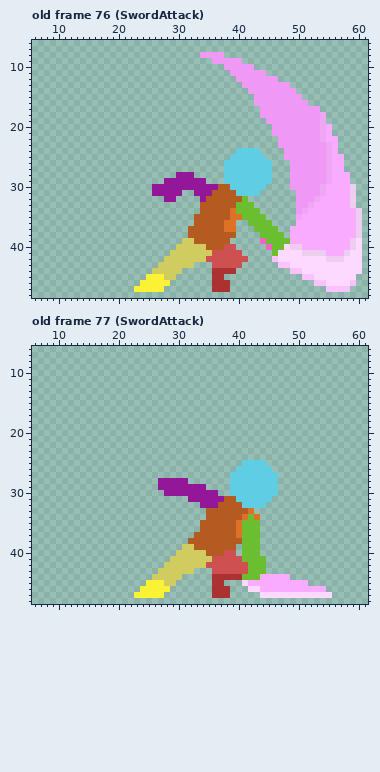
Pixel-art file: characters/player/assets/CharacterAnimations.aseprite. Above is the file before it was changed.
64x64 pixels, 112 frames. Colours within 5 levels of each other are drawn and written as one. Shown: old frame 76 (SwordAttack): x 6..61, y 6..48; old frame 77 (SwordAttack): x 6..61, y 6..48. The commit also changed other frames, which this record leaves out.
New version:
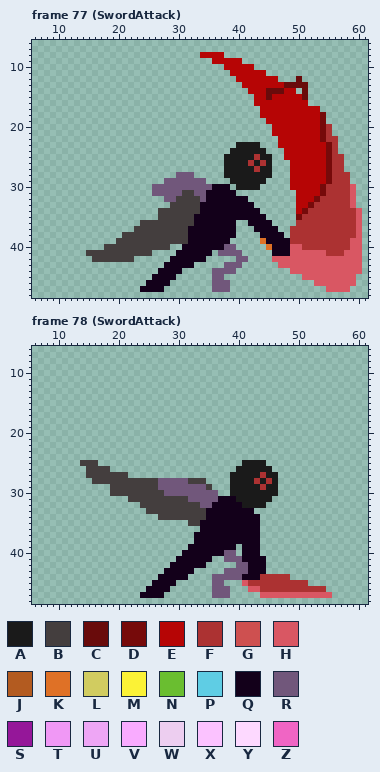
Palette (. is transparent): A #1a1a1a  B #443e3e  C #690b0b  D #760a0a  E #b60505  F #ac3232  G #ce5050  H #d95763  J #b35b20  K #df7126  L #d1cc60  M #fbf236  N #6abe30  P #5fcde4  Q #13001a  R #71577b  S #951799  T #f098f5  U #eea6f5  V #f9abff  W #edcef0  X #fbc2ff  Y #fdd9ff  Z #f065c4
The exact change:
frames 112 -> 114
layer "Layer 2" added
layer "Layer 3" added
layer "Layer 4" added
layer "Layer 5" added
layer "Layer 6" added
layer "Layer 7" added
layer "Layer 8" added
layer "Layer 9" added
Changed rows in their new state; - is an unchanged pixel.
Frame 77 (SwordAttack) against old frame 76 (SwordAttack):
first column x 15:
 8 -------------------EEEE-----------------------
 9 ---------------------EEEEE--------------------
10 -----------------------EEEEE------------------
11 ------------------------EEEEEE----------------
12 -------------------------EEEEEEE---C----------
13 --------------------------EEEEEEECCCC---------
14 ---------------------------EEECCCEE-C---------
15 ----------------------------EECEEEEEC---------
16 ----------------------------EEEEEEEEE---------
17 -----------------------------EEEEEEEEEE-------
18 -----------------------------EEEEEEEEEED------
19 ------------------------------EEEEEEEEED------
20 -------------------------------EEEEEEEEDF-----
21 -------------------------------EEEEEEEEDF-----
22 --------------------------------EEEEEEEDFF----
23 -------------------------AAAA---EEEEEEEEDF----
24 ------------------------AAAAAA---EEEEEEEDF----
25 -----------------------AAAAAFAA--EEEEEEEDFF---
26 -----------------------AAAAFAFA---EEEEEEDFF---
27 -----------------------AAAAAFAA---EEEEEEDFF---
28 ---------------RRR-----AAAAAAAA---EEEEEEDFFF--
29 -------------RRRRRRR---.AAAAAA.---EEEEEEDFFF--
30 -----------RRRRRRRRRRQQQ.AAAA.----EEEEEDFFFFH-
31 -----------RRRRRBBRRQQQQQ....------EEEEDFFFFH-
32 -------------RRBBBBRQQQQQQQ--------EEEDFFFFFH-
33 --------------BBBBBQQQQQQQQQ-------EEDFFFFFFH-
34 ------------BBBBBBBQQQQQQQQQQ------EDFFFFFFFFH
35 ------------BBBBBBQQQQQQQQQQQQ-----DFFFFFFFFFH
36 ---------BBBBBBBBBQQQQQQQ--QQQQ----FFFFFFFFFFH
37 --------BBBBBBBBBQQQQQQQQ---QQQQ--FFFFFFFFFFFH
38 ------BBBBBBBBBBBQQQQQQQQ----QQQQ-FFFFFFFFFFFH
39 -----BBBBBBBBBBBBQQQQQQQ-----KQQQQFFFFFFFFFFHH
40 ---BBBBBBBBBBB-.QQQQQQQRR-----KQQQHHFFFFFFFFHH
41 BBBBBBBBBBB---.QQQQQQ.RRRR-----QQQHHHHHHFFFHHH
42 -BBBBBBB-----.QQQQQQ.....RR----HHHHHHHHHHHHHHH
43 ------------.QQQQQ---..RRR------HHHHHHHHHHHHHH
44 -----------.QQQQ-----RRRR---------HHHHHHHHHHHH
45 ----------.QQQQ------RR-------------HHHHHHHHH-
46 ---------.QQQQ-------RRR--------------HHHHHHH-
47 --------.QQQQ--------RRR----------------HHHH--
Frame 78 (SwordAttack) against old frame 77 (SwordAttack):
first column x 14:
25 BBB------------------------AAAA-----------
26 -BBBB---------------------AAAAAA----------
27 -BBBBBBB-----------------AAAAAFAA---------
28 --BBBBBBBBBBBRRRRRBBB----AAAAFAFA---------
29 -----BBBBBBBBRRRRRRRRB---AAAAAFAA---------
30 -----BBBBBBBBBRRRRRRRRR--AAAAAAAA---------
31 --------BBBBBBBBBBRRRRRQQQAAAAAA----------
32 ----------BBBBBBBBBBRRQQQQQAAAA-----------
33 -----------BBBBBBBBBBQQQQQQQQ-------------
34 -------------BBBBBBBBQQQQQQQQQ------------
35 ------------------BBQQQQQQQQQQ------------
36 --------------------QQQQQQQQQQ------------
37 -------------------QQQQQQQQQQQ------------
38 ------------------.QQQQQQQQQQQ------------
39 -----------------.QQQQQQQQ-QQQ------------
40 ----------------.QQQQQQQRR-QQQ------------
41 ---------------.QQQQQQ..RRRQQQQ-----------
42 --------------.QQQQQQ.....RRQQQ-----------
43 -------------.QQQQQ---..RRRRQQQ-----------
44 ------------.QQQQQ----RRRRRQQQFFFFF-------
45 -----------.QQQQ------RR---HFFFFFFFFFF----
46 ----------.QQQQ-------RRR---HHFFFFFFFFFFF-
47 ---------.QQQQ--------RRR-----HHHHHHHHHHHH
Pixel boxes of the changes (left, top, right, bottom) in both pictures:
changed: (86, 52, 362, 292)
changed: (80, 460, 332, 598)
